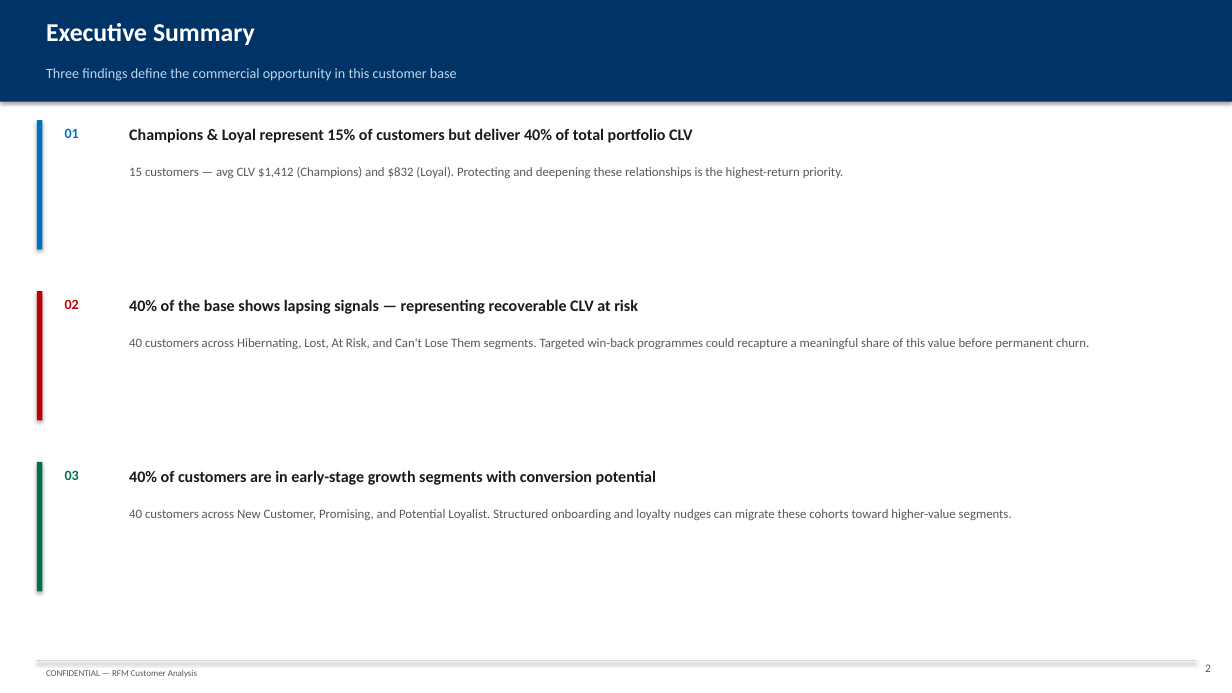
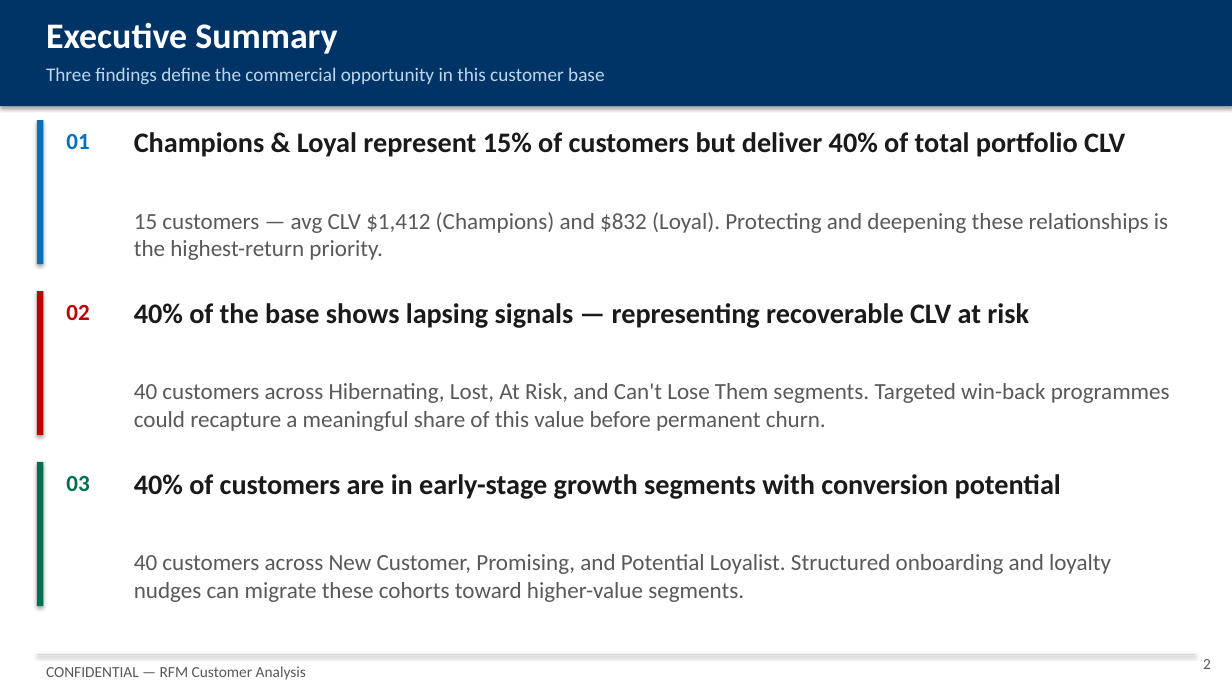
Before and after one commit to FelipeRego/rfm-customer-analysis, a slide deck: slide 2 of RFM_Customer_Analysis.pptx. Drawn at 1232x693 pixels with LibreOffice and Linux fonts; fonts in the diff are those of the drawing. Boxes give left, top, right and bottom in pixels: in the first picture for what was removed or moved away, otherwise in the second. Text is boxed around its words. In the diff, an @@ line names an element or a change of style, - is before the commit and + after.

```diff
--- a/RFM_Customer_Analysis.pptx
+++ b/RFM_Customer_Analysis.pptx
@@ rectangle: place and size @@
-rectangle at [0,0,1232,102]
+rectangle at [0,0,1232,106]
@@ text "Executive Summary" at [46,22,337,54]: size 20 to 28 pt @@
@@ text "Three findings define the commercial ..." at [46,67,604,85]: size 11 to 15 pt @@
@@ rectangle: place and size @@
-rectangle at [37,120,43,250]
+rectangle at [37,120,43,264]
@@ text "15 customers — avg CLV ...": place and size @@
-text "15 customers — avg CLV ..." at [129,167,844,178]
+text "15 customers — avg CLV ..." at [134,212,1168,260]
@@ rectangle: place and size @@
-rectangle at [37,291,43,421]
+rectangle at [37,291,43,435]
@@ size 11 to 18 pt in 3 elements at [66,476,89,491], [66,134,89,149], [66,305,89,320] @@
@@ size 10 to 18 pt in 3 elements at [134,212,1168,260], [134,554,1111,602], [134,383,1170,431] @@
@@ text "40 customers across Hibernating, Lost, ...": place and size @@
-text "40 customers across Hibernating, Lost, ..." at [129,338,1089,349]
+text "40 customers across Hibernating, Lost, ..." at [134,383,1170,431]
@@ rectangle: place and size @@
-rectangle at [37,462,43,592]
+rectangle at [37,462,43,606]
@@ size 12.5 to 22 pt in 3 elements at [134,132,1125,157], [134,303,1029,328], [134,474,1061,499] @@
@@ text "40 customers across New Customer, ...": place and size @@
-text "40 customers across New Customer, ..." at [129,509,1012,520]
+text "40 customers across New Customer, ..." at [134,554,1111,602]
@@ text "CONFIDENTIAL — RFM Customer Analysis" at [46,666,306,680]: size 7 to 12 pt @@
@@ line moved from (37, 661) - (1195, 661) to (37, 654) - (1195, 654) @@
@@ text "2" at [1203,659,1211,669]: size 9 to 12 pt @@
```
Also in this commit, not shown: 13 other slides changed, 4 other files.
